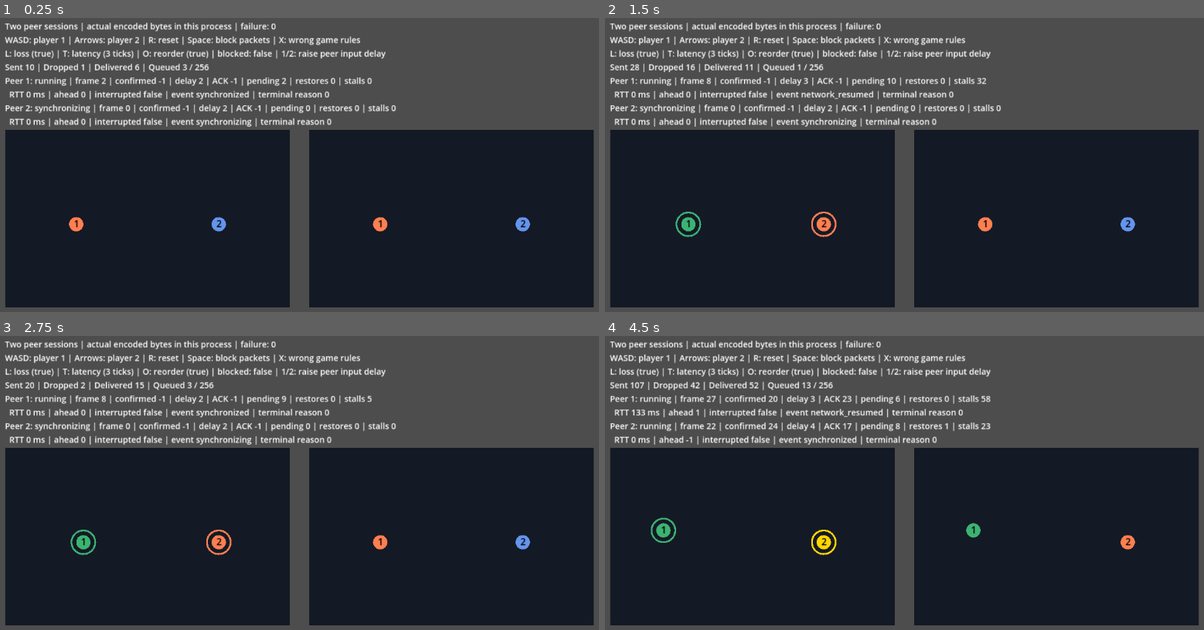
Above: before the commit, frames 1-4 (two rows, left to right).
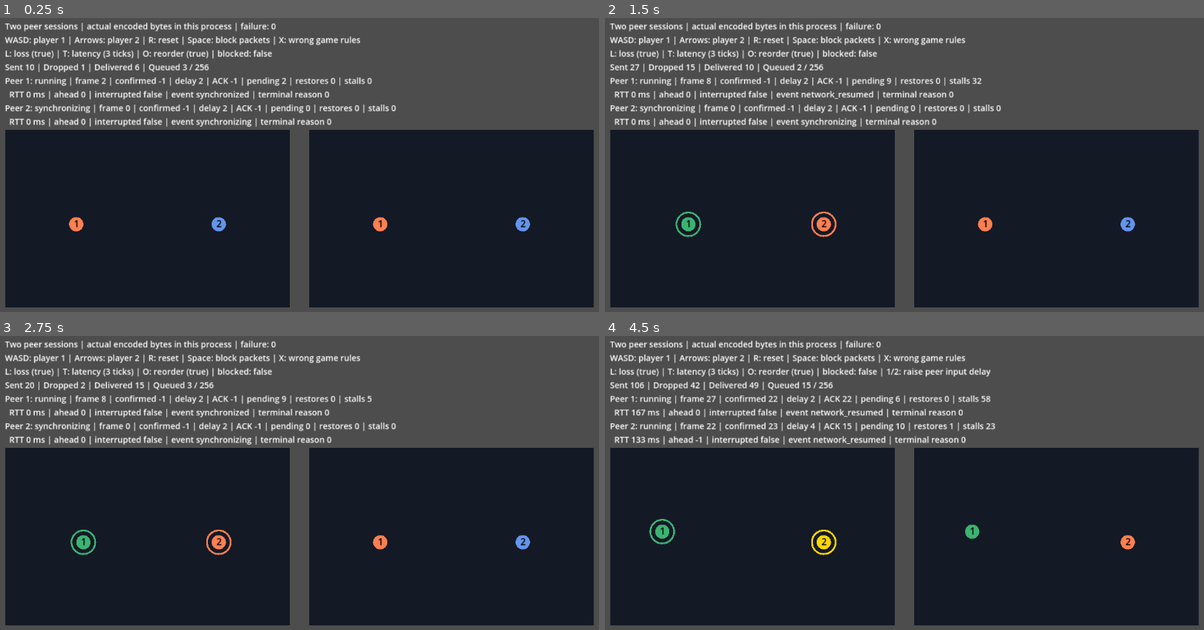
Above: after the commit, the same moments.

Repository: Ambiguous-Interactive/fortress-rollback-godot
Game: Godot game, scene res://examples/peer/peer.tscn
Same seed, same stepped clock (60 frames per second), same inputs: the game is played once before the commit and once after it. The project has no main scene, so this scene is started directly.
Inputs:
- Up to frame 1 (0.25 s): no input
- Up to frame 2 (1.5 s): tap Enter at 0.5 s; hold D 0.53-1.28 s; tap R at 0.6 s; tap Space at 0.77, 1.07 s; tap 1 at 0.8, 1.35 s; hold S from 1.28 s (still down)
- Up to frame 3 (2.75 s): tap Space at 1.52, 1.82 s; tap 2 at 1.55, 2.1 s; release S at 2.03 s; hold D from 2.03 s (still down); tap R at 2.3 s
- Up to frame 4 (4.5 s): release D at 2.78 s; hold W 2.78-3.53 s; tap R at 2.85 s; tap Space at 3.02, 3.32, 3.77, 4.07 s; tap 1 at 3.05, 3.6 s; hold A from 3.53 s (still down); tap 2 at 3.8, 4.35 s

The runs differ from the first frame. In frame 1, 0.2% of the frame differs, in the area x 46-65%, y 10-14%; in frame 2, 0.5%; in frame 3, 0.2%; in frame 4, 1.4%, in the area x 4-66%, y 15-71%.

Commit message:
Gate peer delay actions and verify production room replacement
Complete the stale-action sweep in the local two-peer scene. Preserve diagnostic feedback while stopped or synchronizing, and keep reset available.

Drive Create and Join through the production room connection boundary with restored SDK resource doubles. The prior direct assignment could miss stale match reuse; an isolated replacement-removal mutation now fails the exact assertions. Both scene suites pass on both pins, with independent clean adversarial reviews.

Diff:
--- a/examples/peer/peer.gd
+++ b/examples/peer/peer.gd
@@ -48,10 +48,21 @@
 		KEY_X:
 			_match.inject_desync()
 		KEY_1, KEY_2:
+			if not _can_change_delay():
+				return
 			var player: int = 0 if event.keycode == KEY_1 else 1
 			var code: int = _match.raise_input_delay(player)
 			_delay_result = "" if code == Peer.Types.Code.OK else " | peer %d delay unchanged (code %d)" % [player + 1, code]
 	_update_label()
+
+
+func _can_change_delay() -> bool:
+	if _match.failure != Match.I.Code.OK or _match.sessions.size() != 2:
+		return false
+	for session: Peer in _match.sessions:
+		if session.network_status().state != "running" or session.status().lifecycle != Peer.Types.Lifecycle.RUNNING:
+			return false
+	return true
 
 
 func _buttons(left: Key, right: Key, up: Key, down: Key) -> int:
@@ -62,9 +73,10 @@
 func _update_label() -> void:
 	_label.text = ("Two peer sessions | actual encoded bytes in this process | failure: %d\n"
 		+ "WASD: player 1 | Arrows: player 2 | R: reset | Space: block packets | X: wrong game rules\n"
-		+ "L: loss (%s) | T: latency (%d ticks) | O: reorder (%s) | blocked: %s | 1/2: raise peer input delay%s\n"
+		+ "L: loss (%s) | T: latency (%d ticks) | O: reorder (%s) | blocked: %s%s%s\n"
 		+ "Sent %d | Dropped %d | Delivered %d | Queued %d / 256") % [
-		_match.failure, str(_match.drop_every > 0), _match.latency_ticks, str(_match.reorder), str(_match.is_partitioned), _delay_result,
+		_match.failure, str(_match.drop_every > 0), _match.latency_ticks, str(_match.reorder), str(_match.is_partitioned),
+		" | 1/2: raise peer input delay" if _can_change_delay() else "", _delay_result,
 		_match.sent, _match.dropped, _match.delivered, _match.queued_packets()]
 	for player: int in range(_match.sessions.size()):
 		var session: Peer = _match.sessions[player]
--- a/tests/unit/test_online_example.gd
+++ b/tests/unit/test_online_example.gd
@@ -577,8 +577,7 @@
 				context.equal(game_match.finish_replay(), Types.Code.OK, "actual finish stops new gameplay")
 			"fresh_room":
 				node.call("_leave")
-				lobby.game_match = Match.new()
-				lobby.state = "connecting"
+				_fresh_room(context, node, game_match)
 			"stale_suggestion":
 				game_match.suggested_delay = 2
 				game_match.tick(100 * 16667, 0)
@@ -604,7 +603,54 @@
 		else:
 			context.equal(game_match.peer.input_delay(game_match.local_slot), old_delay, phase + " stale keys preserve delay")
 		node.free()
+		lobby.disconnect_room()
 		for fixture: Dictionary in fixtures:
 			fixture.driver.detach()
 			fixture.mesh.free()
 			fixture.client.free()
+
+
+# SDK resource doubles exercise the real Create/Join boundary without installing the optional SDK.
+func _fresh_room(context: RefCounted, node: Node, previous: Match) -> void:
+	var client: String = "extends Node\n"
+	for signal_name: String in ["protocol_info", "room_joined", "lobby_state_changed", "protocol_error", "connection_failed", "authentication_error",
+		"room_join_failed", "server_error", "reconnection_failed", "disconnected", "going_away", "room_left", "reconnected"]:
+		client += "signal " + signal_name + "\n"
+	client += "func set_auto_reconnect(_enabled: bool) -> void: pass\nfunc configure(_config: Object) -> Error: return OK\n"
+	client += "func connect_to_server() -> Error: return OK\nfunc close(_code: int, _reason: String) -> Error: return OK\n"
+	client += "func get_room_code() -> String: return \"\"\nfunc get_players() -> Array: return []\n"
+	var config: String = "extends RefCounted\n"
+	for property: String in ["app_id", "endpoint_url", "protocol_version", "supported_transports", "supported_topologies", "game_data_format",
+		"decode_msgpack_payloads", "auto_poll"]:
+		config += "var " + property + "\n"
+	var sources: Array[String] = [client, config, "extends Node\nvar multiplayer_peer_factory: Callable\nvar peer_connection_factory: Callable\n"]
+	var paths: Array[String] = [Lobby.SDK_PATH, Lobby.CONFIG_PATH, Lobby.MESH_PATH]
+	var originals: Array[Resource] = []
+	var doubles: Array[GDScript] = []
+	for index: int in paths.size():
+		originals.append(load(paths[index]) if ResourceLoader.exists(paths[index]) else null)
+		var script: GDScript = GDScript.new()
+		script.source_code = sources[index]
+		context.equal(script.reload(), OK, "SDK resource double compiles")
+		script.take_over_path(paths[index])
+		doubles.append(script)
+	for join_room: bool in [false, true]:
+		node.endpoint.text = "ws://fixture"
+		node.player_name.text = "Player"
+		node.room_code.text = "ROOM01" if join_room else ""
+		var old_match: Match = node.controller.game_match
+		old_match.suggested_delay = 5
+		var button: Button = node.join_button if join_room else node.create_button
+		button.pressed.emit()
+		var replacement: Match = node.controller.game_match
+		context.equal(node.controller.state, "connecting", "production room connection starts")
+		context.equal(replacement != old_match and replacement != previous, true, "production room connection replaces the match")
+		context.equal(replacement.suggested_delay, -1, "production replacement discards stale recommendation")
+		context.equal(replacement.local_slot, -1, "new room has no seated player before startup")
+		context.equal(node._status.text.contains("= raises") or node._status.text.contains("R applies"), false, "fresh room has no delay actions")
+		if not join_room:
+			node.call("_leave")
+	for index: int in paths.size():
+		doubles[index].take_over_path("")
+		if originals[index] != null:
+			originals[index].take_over_path(paths[index])
--- a/tests/unit/test_peer_example.gd
+++ b/tests/unit/test_peer_example.gd
@@ -26,11 +26,13 @@
 
 
 func cases() -> PackedStringArray:
-	return PackedStringArray(["recovery", "sustained_faults", "reset", "scene"])
+	return PackedStringArray(["recovery", "sustained_faults", "reset", "scene", "scene_delay_actions"])
 
 
 func run_case(name: String, context: RefCounted) -> void:
 	match name:
+		"scene_delay_actions":
+			_scene_delay_actions(context)
 		"recovery":
 			_recovery(context)
 		"sustained_faults":
@@ -205,3 +207,42 @@
 		driver.step(frame, inputs)
 		result.append(simulation.canonical_bytes())
 	return result
+
+
+# Value: protects=peer scene delay prompts and keys after termination; fails_when=historical sessions advertise live actions;
+# why_new=match tests do not inspect scene text or handlers; seam=actual scene and peer lifetime
+func _scene_delay_actions(context: RefCounted) -> void:
+	var scene: PackedScene = load("res://examples/peer/peer.tscn")
+	var node: Node = scene.instantiate()
+	node.call("_ready")
+	var game: Match = node._match
+	for phase: String in ["starting", "live", "stopped", "reset", "recovered", "match_failure"]:
+		if phase in ["live", "recovered"]:
+			for tick: int in 50:
+				game.tick(PackedInt32Array([0, 0]))
+		elif phase == "stopped":
+			context.equal(game.sessions[0].close(game.now_us), Types.Code.OK, "actual local peer closure")
+		elif phase == "reset":
+			var reset: InputEventKey = InputEventKey.new()
+			reset.pressed = true
+			reset.keycode = KEY_R
+			node.call("_unhandled_key_input", reset)
+		elif phase == "match_failure":
+			game.tick(PackedInt32Array([16, 0]))
+			context.equal(game.failure, I.Code.INVALID_ARGUMENT, "actual example input failure")
+			node._delay_result = " | Preserve previous feedback."
+		var actionable: bool = phase in ["live", "recovered"]
+		node.call("_update_label")
+		context.equal(node._label.text.contains("raise peer input delay"), actionable, phase + " peer delay prompt readiness")
+		var before: PackedInt32Array = PackedInt32Array([game.sessions[0].input_delay(0), game.sessions[1].input_delay(1)])
+		var feedback: String = node._delay_result
+		for key: Key in [KEY_1, KEY_2]:
+			var event: InputEventKey = InputEventKey.new()
+			event.keycode = key
+			event.pressed = true
+			node.call("_unhandled_key_input", event)
+		var after: PackedInt32Array = PackedInt32Array([game.sessions[0].input_delay(0), game.sessions[1].input_delay(1)])
+		context.equal(after, PackedInt32Array([before[0] + 1, before[1] + 1]) if actionable else before, phase + " peer delay keys readiness")
+		if not actionable:
+			context.equal(node._delay_result, feedback, phase + " unavailable keys preserve feedback")
+	node.free()
Not shown, changed: .llm/retrospectives/2026-10-31-gameplay-progress.md
Not shown, changed: CHANGELOG.md
Not shown, changed: PLAN.md
Not shown, changed: docs/peer-example.md
